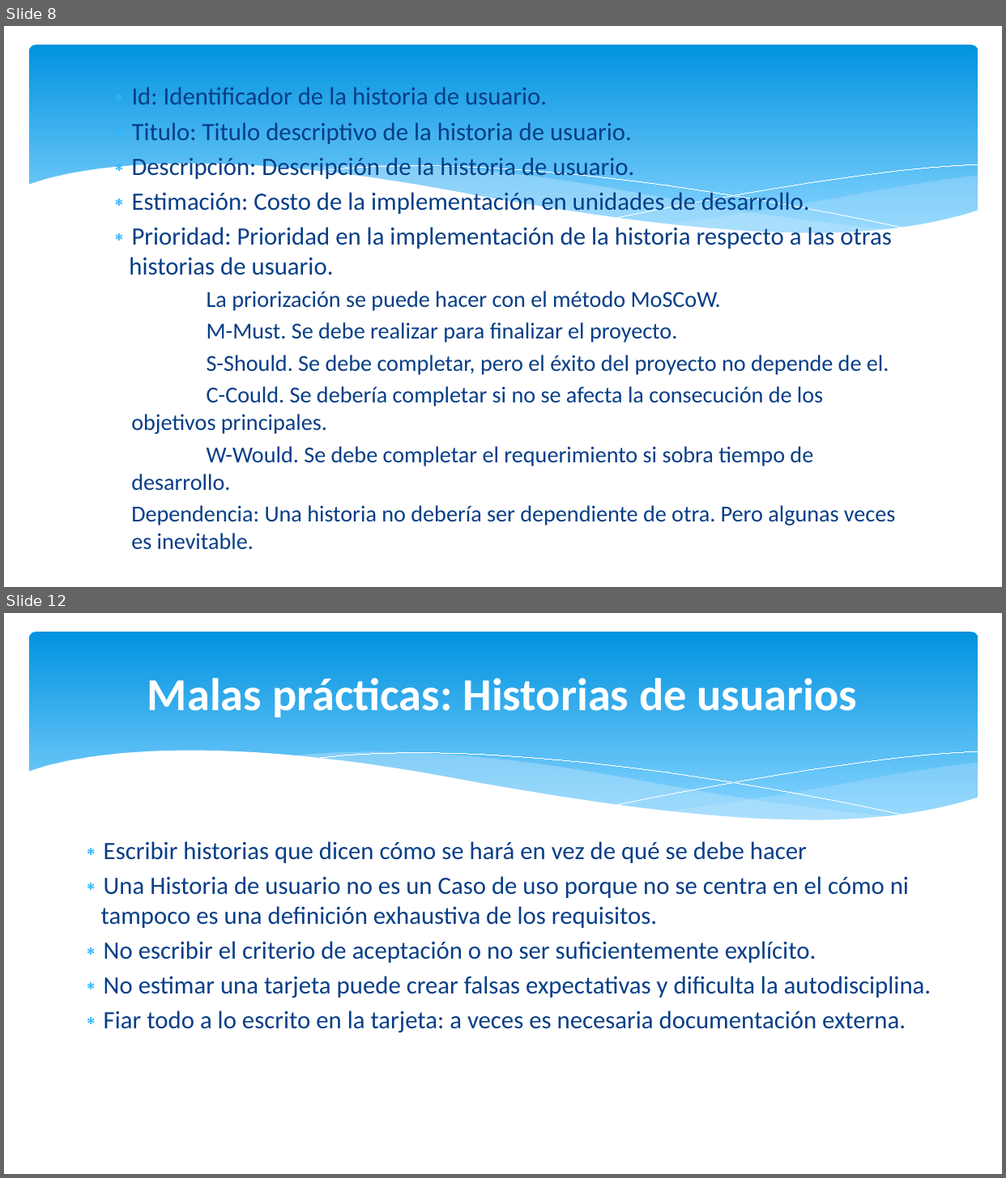
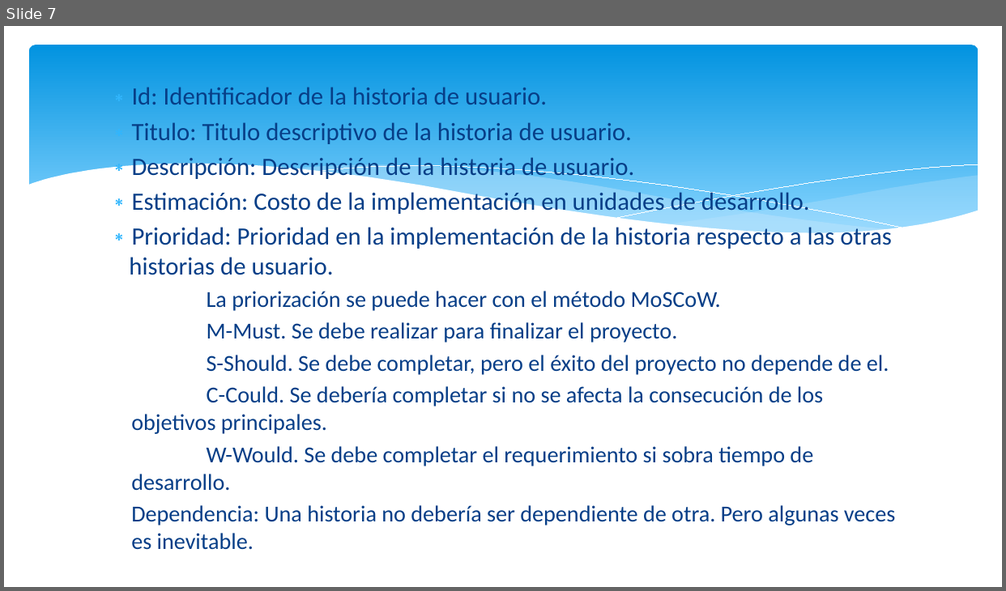
Before and after one commit to JulianAguilar/Equipo6AdminProy, a slide deck: Exposiciones/Puntos por historia de usuarioHVG.pptx. Shown one above the other, each under a label of ours: slides 8 and 12 before the commit, slide 7 after it; the slides between them are not shown. The pictures are 1006x1178 and 1006x591 pixels, drawn with LibreOffice and Linux fonts; fonts in the diff are those of the drawing. Boxes give left, top, right and bottom in pixels: in the first picture for what was removed or moved away, otherwise in the second. Text is boxed around its words. In the diff, an @@ line names an element or a change of style, - is before the commit and + after.

```diff
--- a/Exposiciones/Puntos por historia de usuarioHVG.pptx
+++ b/Exposiciones/Puntos por historia de usuarioHVG.pptx
@@ slide 12 removed at [4,613,1002,1174], background #FFFFFF; not listed: 6 template elements that a slide beside it also shows @@
@@ title removed at [147,678,857,717] @@
-Malas prácticas: Historias de usuarios
@@ text removed at [101,841,931,1033] @@
-∗ Escribir historias que dicen cómo se hará en vez de qué se debe hacer
-∗ Una Historia de usuario no es un Caso de uso porque no se centra en el cómo ni tampoco es una definición exhaustiva de los requisitos.
-∗ No escribir el criterio de aceptación o no ser suficientemente explícito.
-∗ No estimar una tarjeta puede crear falsas expectativas y dificulta la autodisciplina.
-∗ Fiar todo a lo escrito en la tarjeta: a veces es necesaria documentación externa.
@@ what was slide 8 is now slide 7 @@
```
Also in this commit, not shown: 4 other slides removed.
